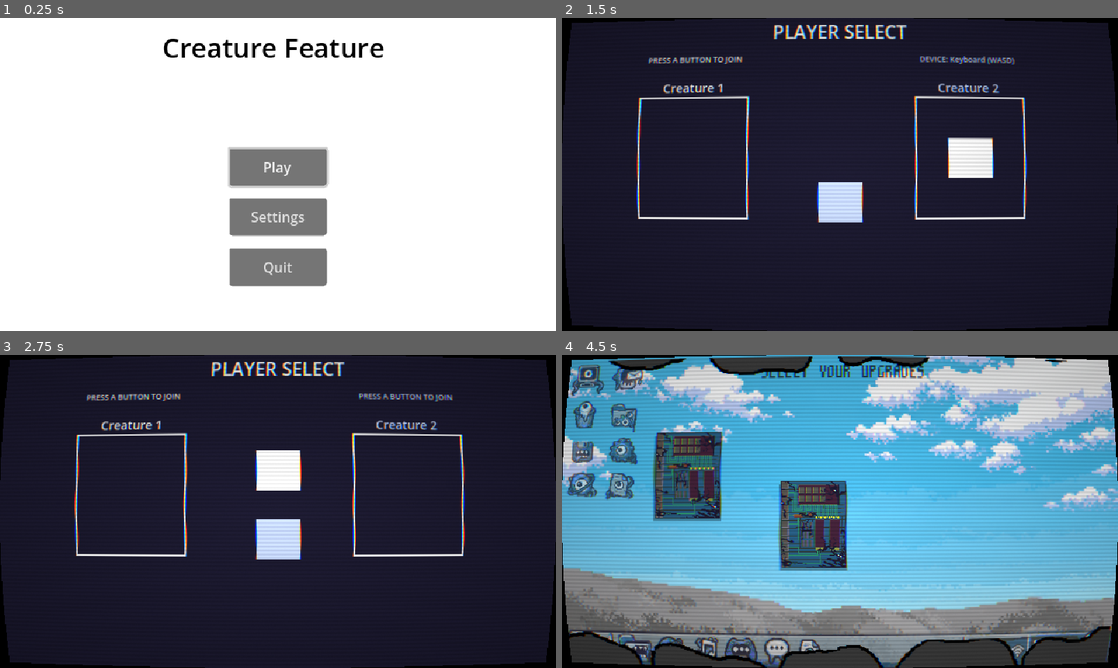
Above: before the commit, frames 1-4 (two rows, left to right).
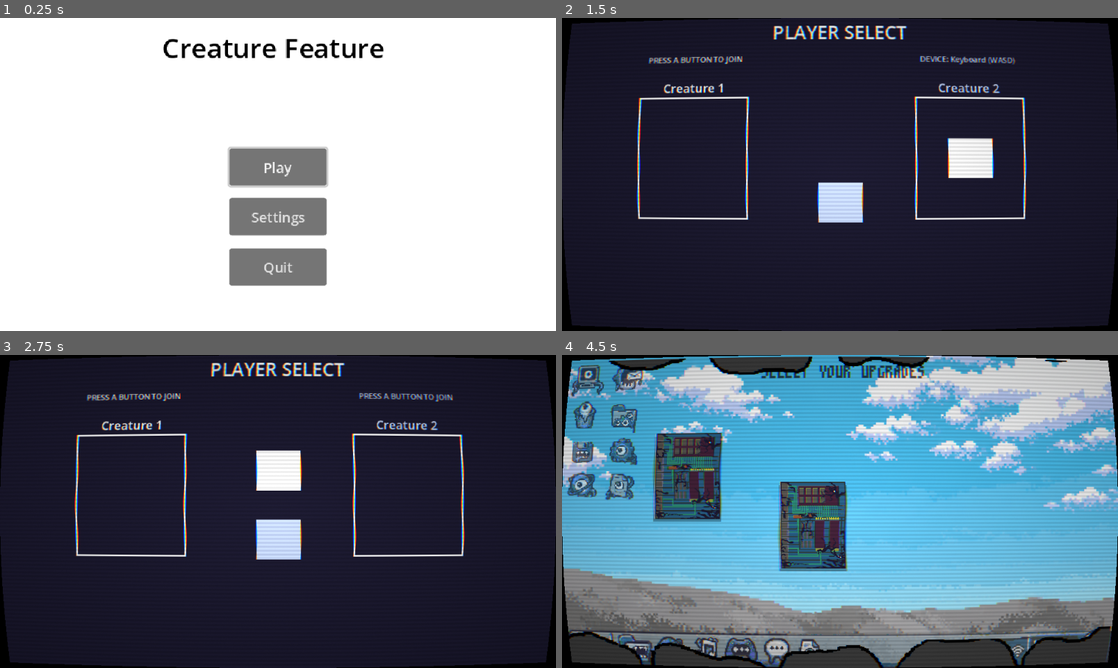
Above: after the commit, the same moments.

Repository: Filkspline/CreatureFeature
Game: Godot game, scene res://scenes/main_menu.tscn
Two runs of this game, one before a commit and one after it. Both use one fixed random seed, a clock stepped at 60 frames per second and the inputs below. The engine's default icon, where the game draws it, is replaced by a stand-in: a white triangle on a blue panel in a dark square. Sound files missing from this copy of the repository are replaced by a short silence.
Inputs (mouse positions are in pixels of both pictures, inside the frame that each line leads up to):
- Up to frame 1 (0.25 s): no input
- Up to frame 2 (1.5 s): click "Play" at 0.5 s; tap A (LeftP1) at 1.25 s; move the mouse to (962, 158) at 1.27 s; hold D (MenuTabRight) from 1.28 s (still down); tap Left (LeftP2) at 1.35 s; click (962, 158) at 1.42 s
- Up to frame 3 (2.75 s): release D (MenuTabRight) at 2 s; tap A (LeftP1) at 2 s; drag from (166, 527) to (250, 574) at 2.02 s
- Up to frame 4 (4.5 s): tap A (LeftP1) at 2.75 s; move the mouse to (895, 442) at 2.77 s; hold D (MenuTabRight) 2.78-3.5 s; tap 2 at 2.85 s; drag from (812, 574) to (673, 464) at 3.52 s; move the mouse to (1006, 558) at 4.27 s; hold A (LeftP1) from 4.28 s (still down); tap 1 at 4.35 s

The runs differ from the first frame. In frame 1, 1.2% of the frame differs, in the area x 29-69%, y 6-86%; in frame 2, 3.0%; in frame 3, 3.0%; in frame 4, 7.9%, in the area x 0-100%, y 0-100%.

Commit message:
Use exclusive fullscreen mode
Switch the project from standard fullscreen to exclusive fullscreen in Godot and remove integer scaling from the stretch config. This keeps the game display at the target 1920x1080 window size without forcing integer-scaled rendering.

Diff:
--- a/project.godot
+++ b/project.godot
@@ -28,12 +28,11 @@
 
 window/size/viewport_width=640
 window/size/viewport_height=360
-window/size/mode=3
+window/size/mode=4
 window/size/resizable=false
 window/size/window_width_override=1920
 window/size/window_height_override=1080
 window/stretch/mode="canvas_items"
-window/stretch/scale_mode="integer"
 
 [global_group]
 
